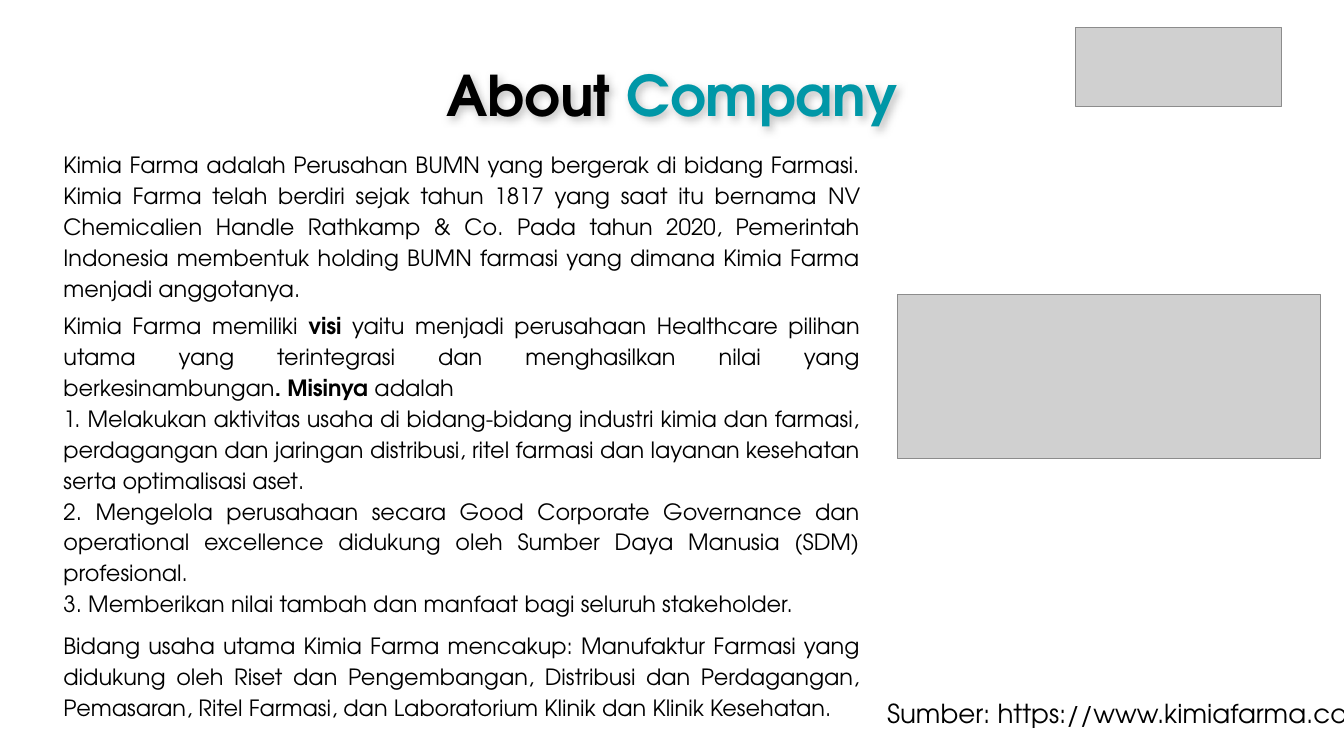
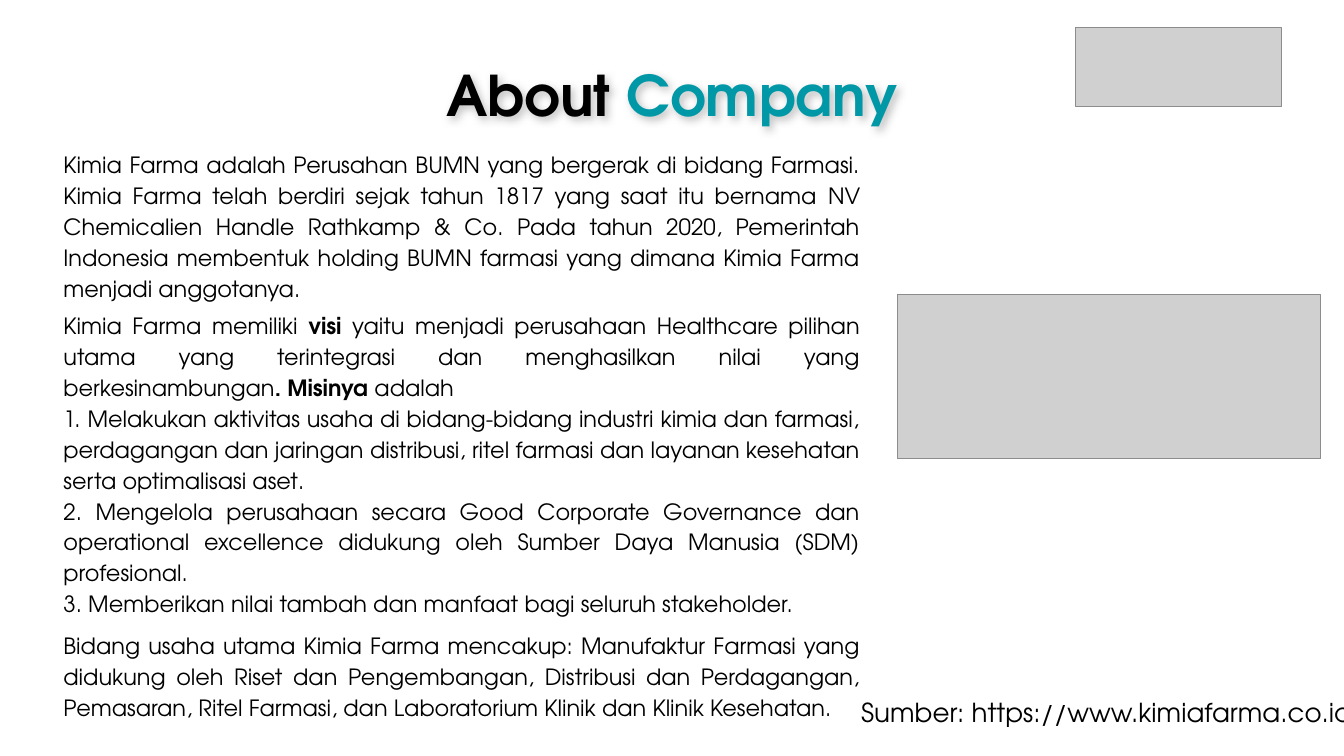
Before and after one commit to Podjan/PBI_Rakamin_KimiaFarma, a slide deck: slide 3 of Final Task_Kimia Farma_Big Data Analytics__Mohammad Fauzan.pptx. Drawn at 1344x756 pixels with LibreOffice and Linux fonts; fonts in the diff are those of the drawing; grey boxes stand for pictures; background and template pictures are left out. Boxes give left, top, right and bottom in pixels: in the first picture for what was removed or moved away, otherwise in the second. Text is boxed around its words. In the diff, an @@ line names an element or a change of style, - is before the commit and + after.

```diff
--- a/Final Task_Kimia Farma_Big Data Analytics__Mohammad Fauzan.pptx
+++ b/Final Task_Kimia Farma_Big Data Analytics__Mohammad Fauzan.pptx
@@ text "Sumber: https://www.kimiafarma.co.id/" rewrapped from (887, 703, 1344, 728) to (861, 702, 1344, 727) @@
```
Also in this commit, not shown: 2 other slides changed.
